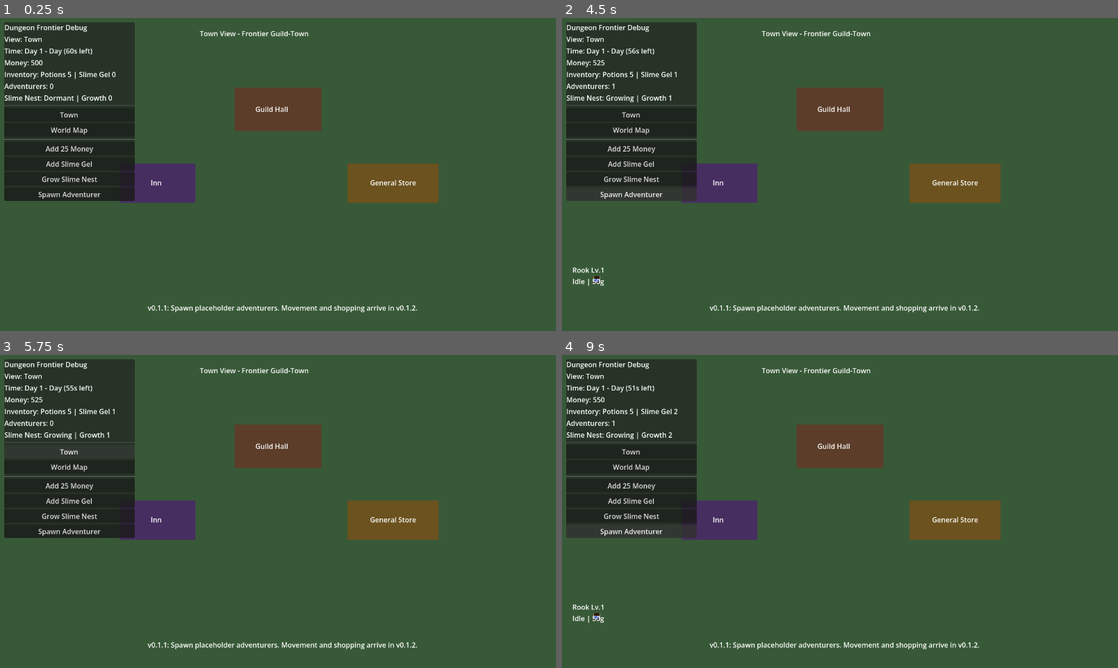
Above: before the commit, frames 1-4 (two rows, left to right).
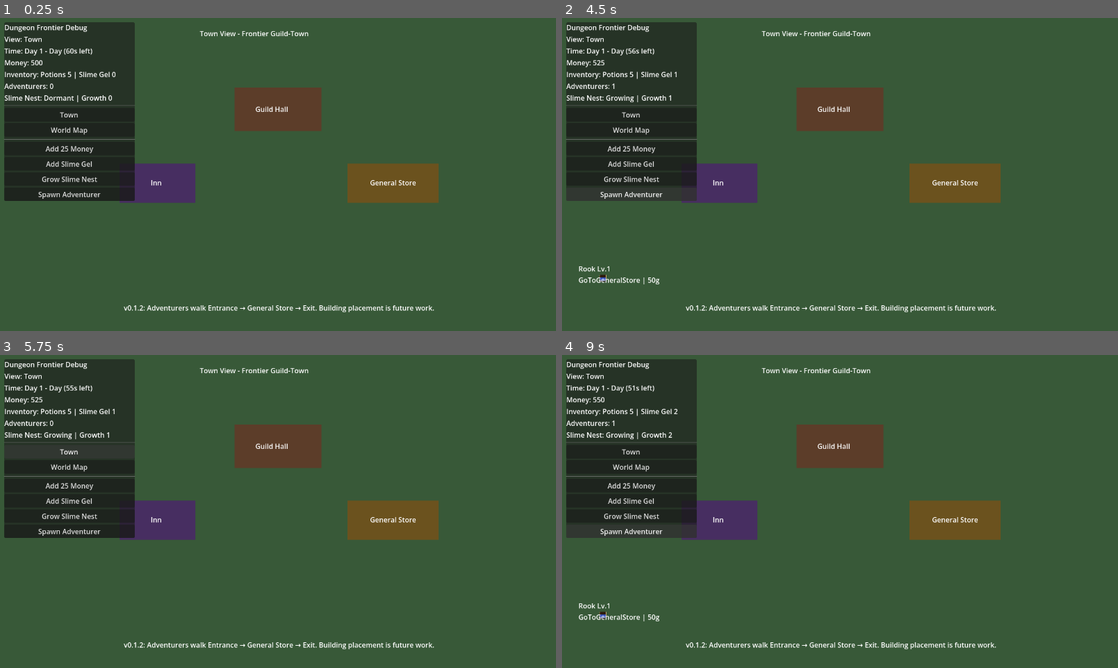
Above: after the commit, the same moments.

Repository: Caithis/AdventureVillage
Game: Godot game, scene res://scenes/main/Main.tscn
Same seed, same stepped clock (60 frames per second), same inputs: the game is played once before the commit and once after it.
Inputs:
- Up to frame 1 (0.25 s): no input
- Up to frame 2 (4.5 s): click "Town" at 0.5 s; click "World Map" at 1.25 s; click "Add 25 Money" at 2 s; click "Add Slime Gel" at 2.75 s; click "Grow Slime Nest" at 3.5 s; click "Spawn Adventurer" at 4.25 s
- Up to frame 3 (5.75 s): click "Town" at 5 s
- Up to frame 4 (9 s): click "World Map" at 5.75 s; click "Add 25 Money" at 6.5 s; click "Add Slime Gel" at 7.25 s; click "Grow Slime Nest" at 8 s; click "Spawn Adventurer" at 8.75 s

The runs differ from the first frame. In frame 1, 0.6% of the frame differs, in the area x 22-79%, y 91-94%; in frame 2, 0.9%, in the area x 1-79%, y 79-94%; in frame 3, 0.6%; in frame 4, 0.9%.

Commit message:
Feature: add v0.1.2 adventurer town routine

Diff:
--- a/godot_project/scenes/town/Town.tscn
+++ b/godot_project/scenes/town/Town.tscn
@@ -78,8 +78,8 @@
 position = Vector2(1210, 610)
 
 [node name="MarkerHintLabel" type="Label" parent="."]
-offset_left = 340.0
+offset_left = 285.0
 offset_top = 655.0
-offset_right = 1000.0
+offset_right = 1090.0
 offset_bottom = 685.0
-text = "v0.1.1: Spawn placeholder adventurers. Movement and shopping arrive in v0.1.2."
+text = "v0.1.2: Adventurers walk Entrance → General Store → Exit. Building placement is future work."
--- a/godot_project/scripts/adventurers/Adventurer.gd
+++ b/godot_project/scripts/adventurers/Adventurer.gd
@@ -14,15 +14,23 @@
 var inventory: Dictionary = {}
 var current_state: String = "Idle"
 
+var movement_speed: float = 85.0
+var target_position: Vector2 = Vector2.ZERO
+var has_target: bool = false
+var arrival_distance: float = 3.0
+
 func _ready() -> void:
+    target_position = global_position
     _refresh_label()
+
+func _process(delta: float) -> void:
+    _move_toward_target(delta)
 
 func _exit_tree() -> void:
     if Engine.is_editor_hint():
         return
 
-    if is_node_ready():
-        GameState.unregister_adventurer(self)
+    GameState.unregister_adventurer(self)
 
 func setup_placeholder(new_display_name: String, new_class_id: String, new_level: int) -> void:
     display_name = new_display_name
@@ -35,9 +43,27 @@
 
     _refresh_label()
 
+func start_town_routine(entrance_position: Vector2, general_store_position: Vector2, exit_position: Vector2) -> void:
+    global_position = entrance_position
+    target_position = entrance_position
+    has_target = false
+
+    if ai != null and ai.has_method("start_town_routine"):
+        ai.start_town_routine(general_store_position, exit_position)
+
 func set_state(new_state: String) -> void:
     current_state = new_state
     _refresh_label()
+
+func set_move_target(new_target_position: Vector2) -> void:
+    target_position = new_target_position
+    has_target = true
+
+func clear_move_target() -> void:
+    has_target = false
+
+func has_reached_target() -> bool:
+    return global_position.distance_to(target_position) <= arrival_distance
 
 func add_item(item_id: String, amount: int) -> void:
     if amount <= 0:
@@ -57,6 +83,26 @@
     _refresh_label()
     return true
 
+func _move_toward_target(delta: float) -> void:
+    if not has_target:
+        return
+
+    var direction := target_position - global_position
+    var distance := direction.length()
+
+    if distance <= arrival_distance:
+        global_position = target_position
+        has_target = false
+        return
+
+    var step := movement_speed * delta
+    if step >= distance:
+        global_position = target_position
+        has_target = false
+        return
+
+    global_position += direction.normalized() * step
+
 func _refresh_label() -> void:
     if name_label == null:
         return
--- a/godot_project/scripts/adventurers/AdventurerAI.gd
+++ b/godot_project/scripts/adventurers/AdventurerAI.gd
@@ -3,10 +3,35 @@
 
 var current_state: String = "Idle"
 
+var general_store_position: Vector2 = Vector2.ZERO
+var exit_position: Vector2 = Vector2.ZERO
+var wait_timer: float = 0.0
+var general_store_wait_seconds: float = 1.5
+
 @onready var adventurer: Adventurer = get_parent() as Adventurer
 
 func _ready() -> void:
     set_state("Idle")
+
+func _process(delta: float) -> void:
+    match current_state:
+        "EnterTown":
+            _state_enter_town()
+        "GoToGeneralStore":
+            _state_go_to_general_store()
+        "WaitAtGeneralStore":
+            _state_wait_at_general_store(delta)
+        "GoToExit":
+            _state_go_to_exit()
+        "IdleAtExit":
+            pass
+        _:
+            pass
+
+func start_town_routine(new_general_store_position: Vector2, new_exit_position: Vector2) -> void:
+    general_store_position = new_general_store_position
+    exit_position = new_exit_position
+    set_state("EnterTown")
 
 func set_state(new_state: String) -> void:
     current_state = new_state
@@ -14,5 +39,47 @@
     if adventurer != null and adventurer.has_method("set_state"):
         adventurer.set_state(current_state)
 
+    match current_state:
+        "EnterTown":
+            pass
+        "GoToGeneralStore":
+            if adventurer != null:
+                adventurer.set_move_target(general_store_position)
+        "WaitAtGeneralStore":
+            wait_timer = general_store_wait_seconds
+            if adventurer != null:
+                adventurer.clear_move_target()
+        "GoToExit":
+            if adventurer != null:
+                adventurer.set_move_target(exit_position)
+        "IdleAtExit":
+            if adventurer != null:
+                adventurer.clear_move_target()
+        _:
+            pass
+
 func get_state() -> String:
     return current_state
+
+func _state_enter_town() -> void:
+    set_state("GoToGeneralStore")
+
+func _state_go_to_general_store() -> void:
+    if adventurer == null:
+        return
+
+    if not adventurer.has_target and adventurer.has_reached_target():
+        set_state("WaitAtGeneralStore")
+
+func _state_wait_at_general_store(delta: float) -> void:
+    wait_timer -= delta
+
+    if wait_timer <= 0.0:
+        set_state("GoToExit")
+
+func _state_go_to_exit() -> void:
+    if adventurer == null:
+        return
+
+    if not adventurer.has_target and adventurer.has_reached_target():
+        set_state("IdleAtExit")
--- a/godot_project/scripts/town/Town.gd
+++ b/godot_project/scripts/town/Town.gd
@@ -4,6 +4,8 @@
 
 @onready var adventurers_container: Node2D = $Adventurers
 @onready var town_entrance: Marker2D = $Markers/TownEntrance
+@onready var general_store_point: Marker2D = $Markers/GeneralStorePoint
+@onready var exit_to_world_point: Marker2D = $Markers/ExitToWorldPoint
 
 var spawn_count: int = 0
 
@@ -19,6 +21,13 @@
 
 	if adventurer.has_method("setup_placeholder"):
 		adventurer.setup_placeholder(_generate_adventurer_name(), "fighter", 1)
+
+	if adventurer.has_method("start_town_routine"):
+		adventurer.start_town_routine(
+			town_entrance.global_position + spawn_offset,
+			general_store_point.global_position + spawn_offset,
+			exit_to_world_point.global_position + spawn_offset
+		)
 
 	GameState.register_adventurer(adventurer)
 
Not shown, changed: README.md
Not shown, changed: docs/Changelog.md
Not shown, added: docs/FutureTownBuildingSystem.md
Not shown, changed: docs/KnownIssues.md
Not shown, changed: docs/ProjectState.md
Not shown, added: docs/TestChecklist_v0_1_2.md
